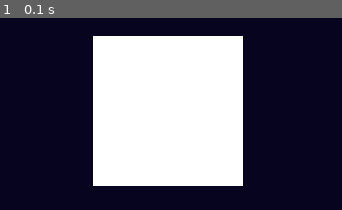
Above: before the commit, frame 1.
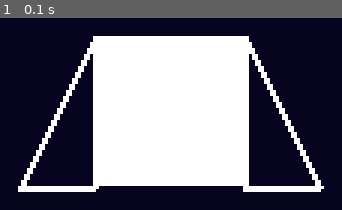
Above: after the commit, the same moment.

Repository: gnikkoch96/pygame-projects
Game: pygame game, started from test_game/shootemup_game/main.py
Same seed, same stepped clock (60 frames per second), same inputs: the game is played once before the commit and once after it.
Inputs:
- Up to frame 1 (0.1 s): no input

The runs differ from the first frame. In frame 1, 5.4% of the frame differs, in the area x 5-95%, y 9-91%.

Commit message:
feat: added wings to space ship

Diff:
--- a/test_game/shootemup_game/entities/player.py
+++ b/test_game/shootemup_game/entities/player.py
@@ -18,3 +18,22 @@
 
     def render(self, screen: pygame.Surface):
         pygame.draw.rect(screen, self.color, self.rect)
+
+        # left wing
+        pygame.draw.polygon(screen,
+                            self.color,
+                            [
+                                (self.x, self.y),
+                                (self.x - 25, self.y + self.height),
+                                (self.x, self.y + self.height)
+                            ],
+                            width=2)
+        # right wing
+        pygame.draw.polygon(screen,
+                            self.color,
+                            [
+                                (self.x + self.width, self.y),
+                                (self.x + self.width + 25, self.y + self.height),
+                                (self.x + self.width, self.y + self.height)
+                            ],
+                            width=2)
--- a/test_game/shootemup_game/main.py
+++ b/test_game/shootemup_game/main.py
@@ -31,6 +31,7 @@
 def render():
     screen.fill(BACKGROUND_COLOR)
     player.render(screen)
+
     pygame.display.flip()
 
 while running:
